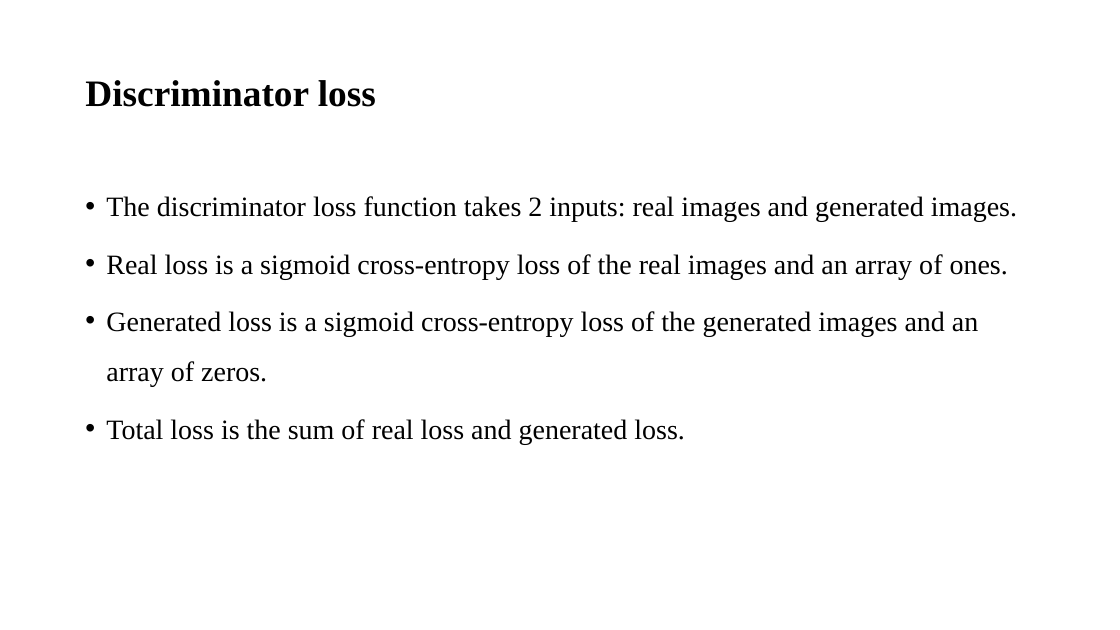
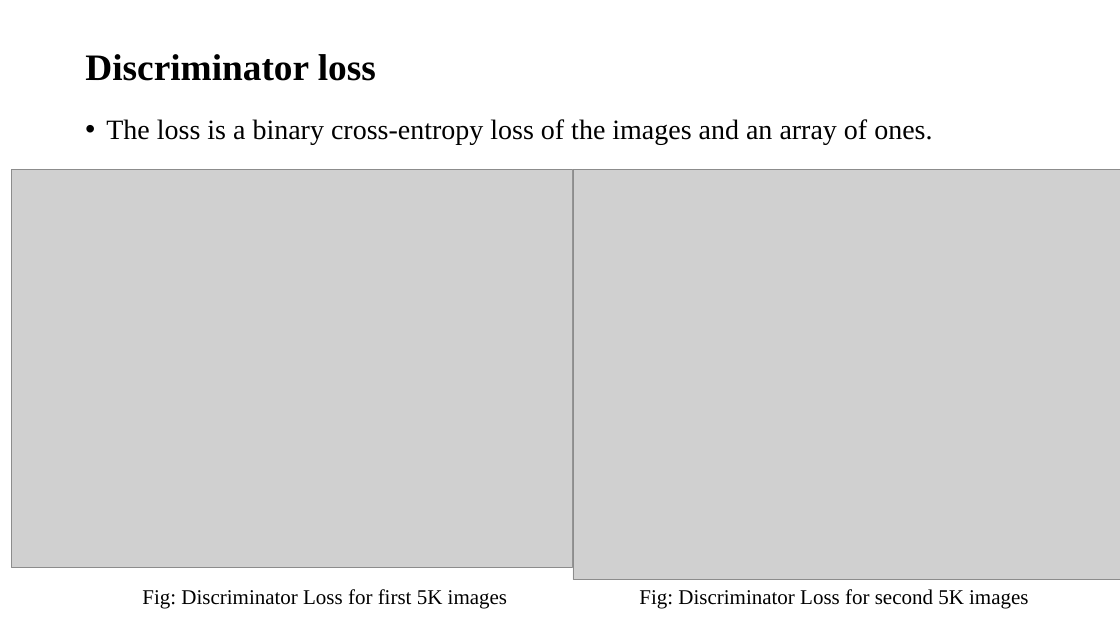
Before and after one commit to sujanW0W/MajorProject, a slide deck: slide 27 of Image Inpainting/Image inpainting.pptx (slide 21 before the commit). Drawn at 1120x630 pixels with LibreOffice and Linux fonts; fonts in the diff are those of the drawing; grey boxes stand for pictures. Boxes give left, top, right and bottom in pixels: in the first picture for what was removed or moved away, otherwise in the second. Text is boxed around its words. In the diff, an @@ line names an element or a change of style, - is before the commit and + after.

```diff
--- a/Image Inpainting/Image inpainting.pptx
+++ b/Image Inpainting/Image inpainting.pptx
@@ title "Discriminator loss": place and size @@
-title "Discriminator loss" at (85,80,376,107)
+title "Discriminator loss" at (85,54,376,81)
@@ text at (106,119,932,145): text changed @@
-• The discriminator loss function takes 2 inputs: real images and generated images.
-• Real loss is a sigmoid cross-entropy loss of the real images and an array of ones.
-• Generated loss is a sigmoid cross-entropy loss of the generated images and an array of zeros.
-• Total loss is the sum of real loss and generated loss.
+• The loss is a binary cross-entropy loss of the images and an array of ones.
@@ picture added at (11,170,573,568) @@
@@ picture added at (573,170,1120,580) @@
@@ text added at (142,589,507,609), 18 pt, text #000000 @@
+Fig: Discriminator Loss for first 5K images
@@ text added at (639,589,1028,609), 18 pt, text #000000 @@
+Fig: Discriminator Loss for second 5K images
```
Also in this commit, not shown: 10 other slides changed, 8 slides added, 1 slide removed, 16 other files.
